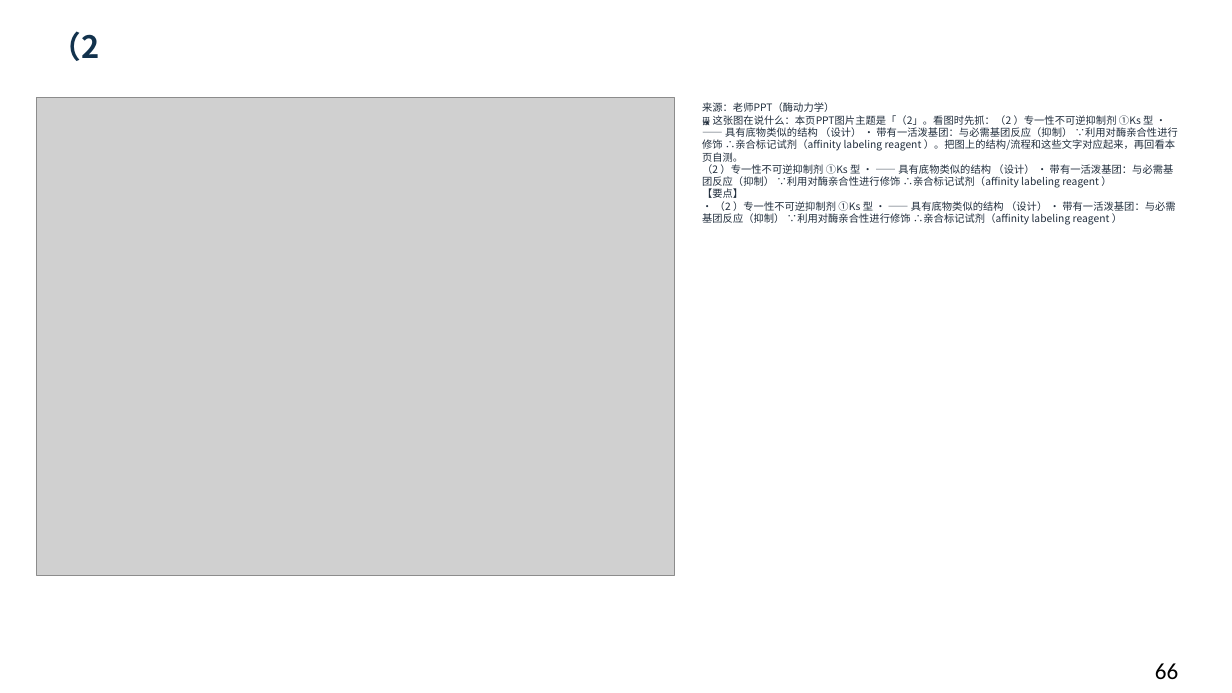
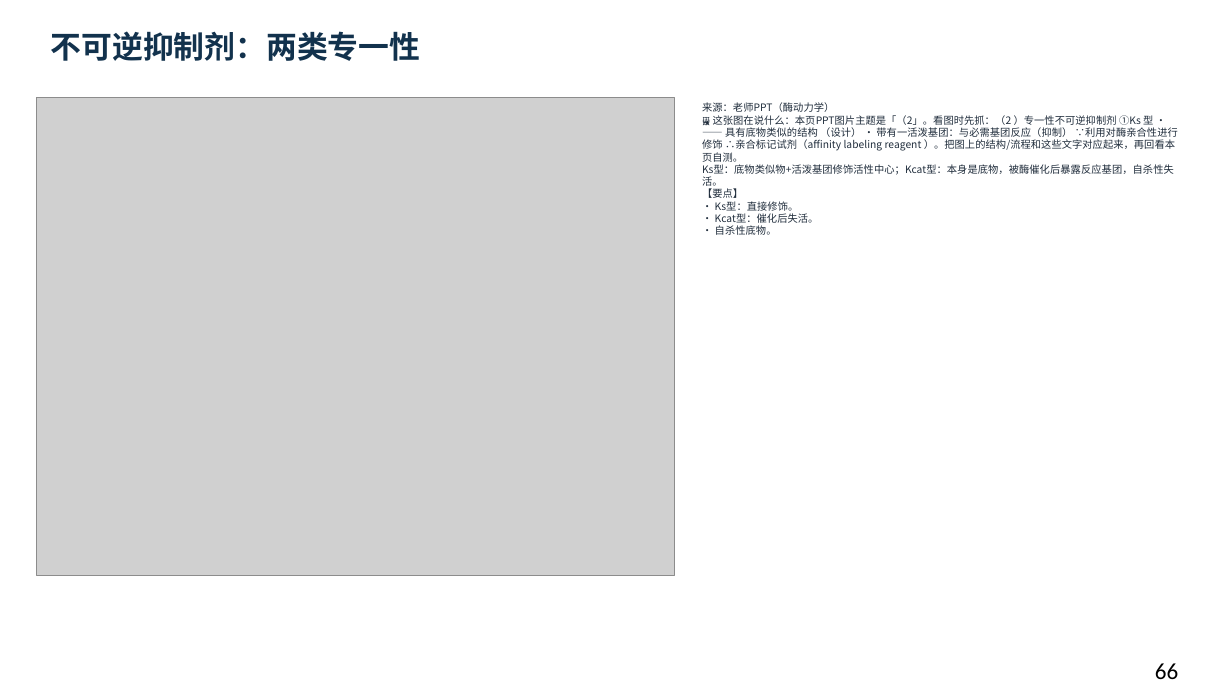
Before and after one commit to newkan-li/Biochemistry, a slide deck: slide 66 of downloads/bc07-ai-style.pptx. Drawn at 1232x693 pixels with LibreOffice and Linux fonts; fonts in the diff are those of the drawing; grey boxes stand for pictures. Boxes give left, top, right and bottom in pixels: in the first picture for what was removed or moved away, otherwise in the second. Text is boxed around its words. In the diff, an @@ line names an element or a change of style, - is before the commit and + after.

```diff
--- a/downloads/bc07-ai-style.pptx
+++ b/downloads/bc07-ai-style.pptx
@@ text at [51,31,421,61]: text changed @@
-（2
+不可逆抑制剂：两类专一性
@@ text at [702,102,1178,235]: text changed @@
-来源：老师PPT（酶动力学）
-🖼 这张图在说什么：本页PPT图片主题是「（2」。看图时先抓：（2 ）专一性不可逆抑制剂 ①Ks 型 • —— 具有底物类似的结构 （设计） • 带有一活泼基团：与必需基团反应（抑制） ∵利用对酶亲合性进行修饰 ∴亲合标记试剂（affinity labeling reagent ）。把图上的结构/流程和这些文字对应起来，再回看本页自测。
-（2 ）专一性不可逆抑制剂 ①Ks 型 • —— 具有底物类似的结构 （设计） • 带有一活泼基团：与必需基团反应（抑制） ∵利用对酶亲合性进行修饰 ∴亲合标记试剂（affinity labeling reagent ）
-【要点】
-• （2 ）专一性不可逆抑制剂 ①Ks 型 • —— 具有底物类似的结构 （设计） • 带有一活泼基团：与必需基团反应（抑制） ∵利用对酶亲合性进行修饰 ∴亲合标记试剂（affinity labeling reagent ）
+来源：老师PPT（酶动力学）
+🖼 这张图在说什么：本页PPT图片主题是「（2」。看图时先抓：（2 ）专一性不可逆抑制剂 ①Ks 型 • —— 具有底物类似的结构 （设计） • 带有一活泼基团：与必需基团反应（抑制） ∵利用对酶亲合性进行修饰 ∴亲合标记试剂（affinity labeling reagent ）。把图上的结构/流程和这些文字对应起来，再回看本页自测。
+Ks型：底物类似物+活泼基团修饰活性中心；Kcat型：本身是底物，被酶催化后暴露反应基团，自杀性失活。
+【要点】
+• Ks型：直接修饰。
+• Kcat型：催化后失活。
+• 自杀性底物。
```
Also in this commit, not shown: 21 other slides changed, 5 other files.
